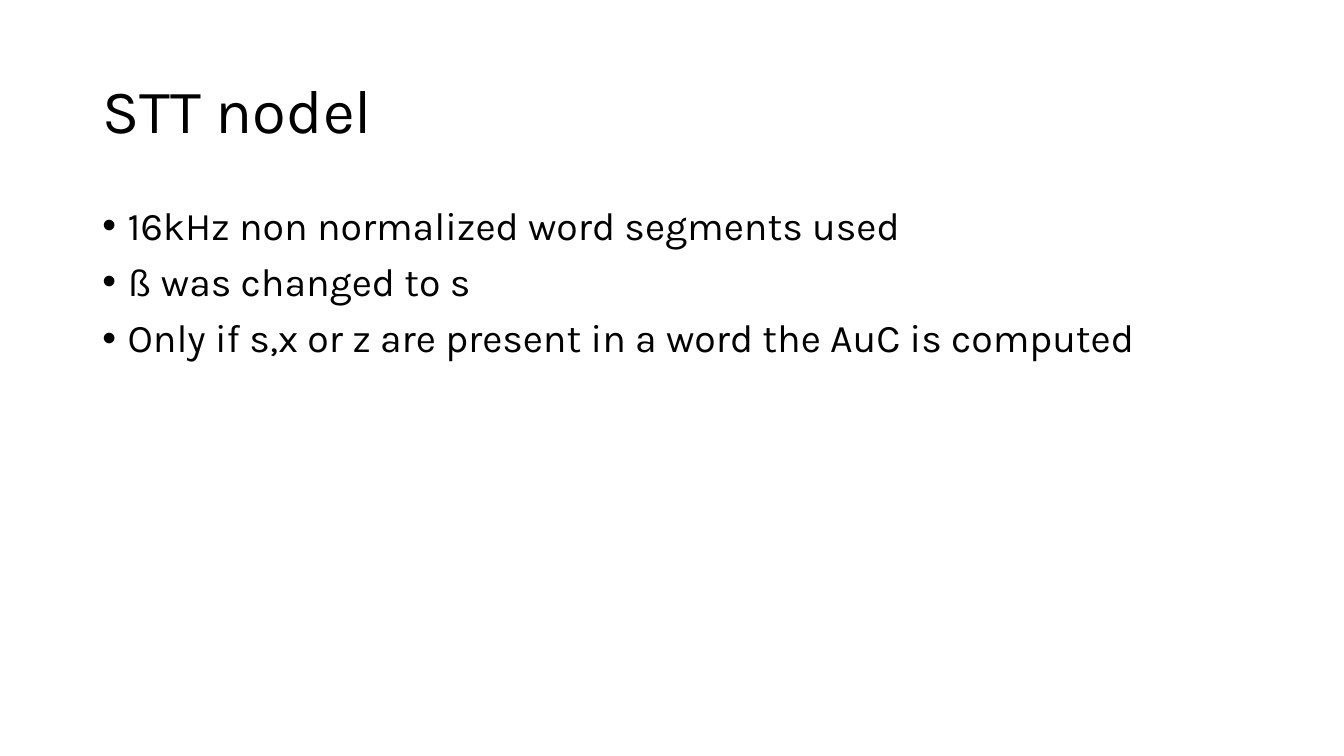
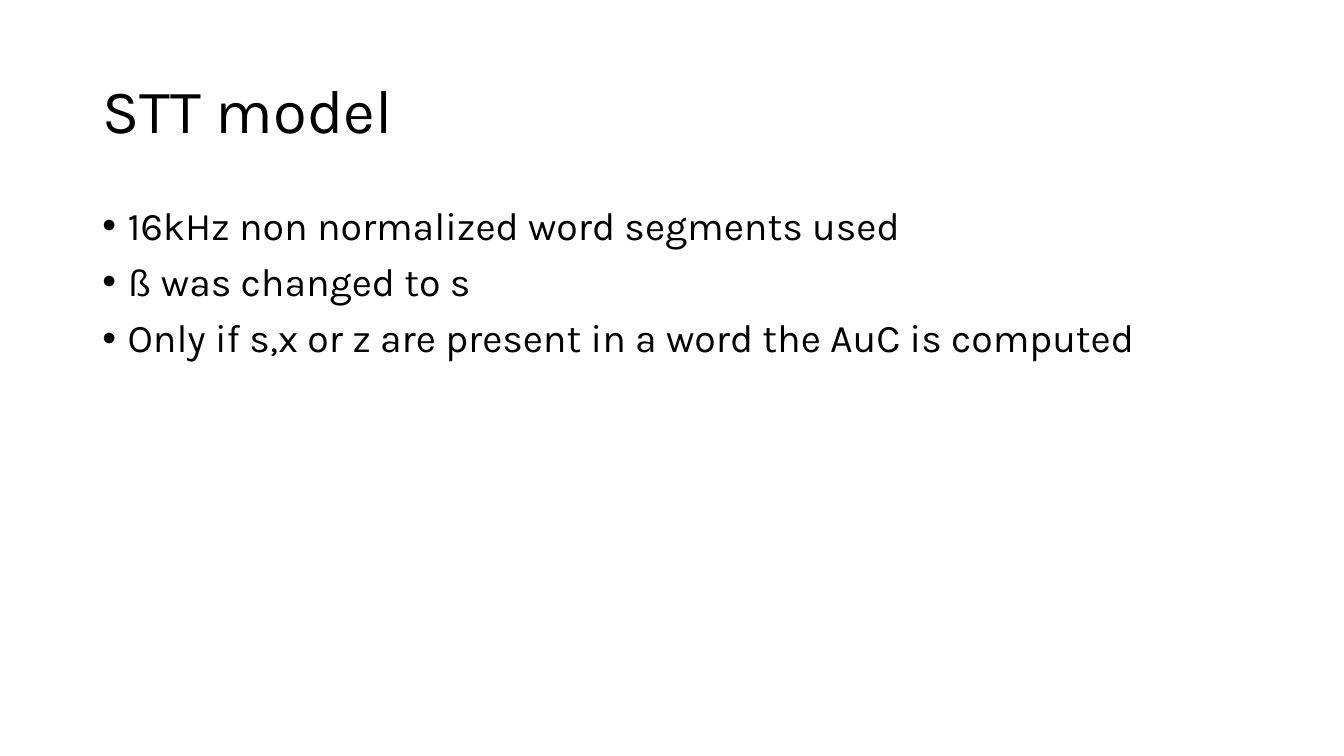
Before and after one commit to Steckdose007/Masterthesis, a slide deck: slide 14 of Interim report 2.pptx (slide 13 before the commit). Drawn at 1344x756 pixels with LibreOffice and Linux fonts; fonts in the diff are those of the drawing. Boxes give left, top, right and bottom in pixels: in the first picture for what was removed or moved away, otherwise in the second. Text is boxed around its words. In the diff, an @@ line names an element or a change of style, - is before the commit and + after.

```diff
--- a/Interim report 2.pptx
+++ b/Interim report 2.pptx
@@ title at [102,91,393,134]: text changed @@
-STT nodel
+STT model
```
Also in this commit, not shown: 8 other slides changed, 3 slides added, 2 other files.
